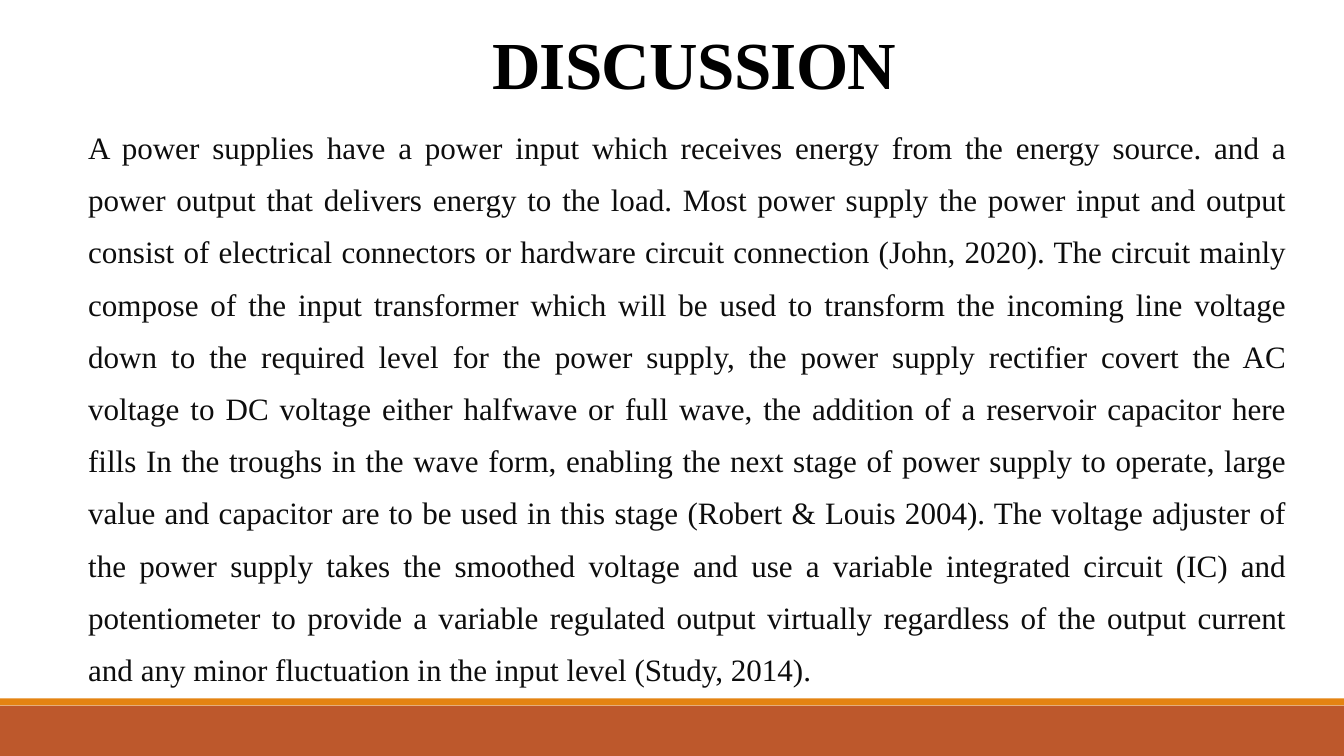
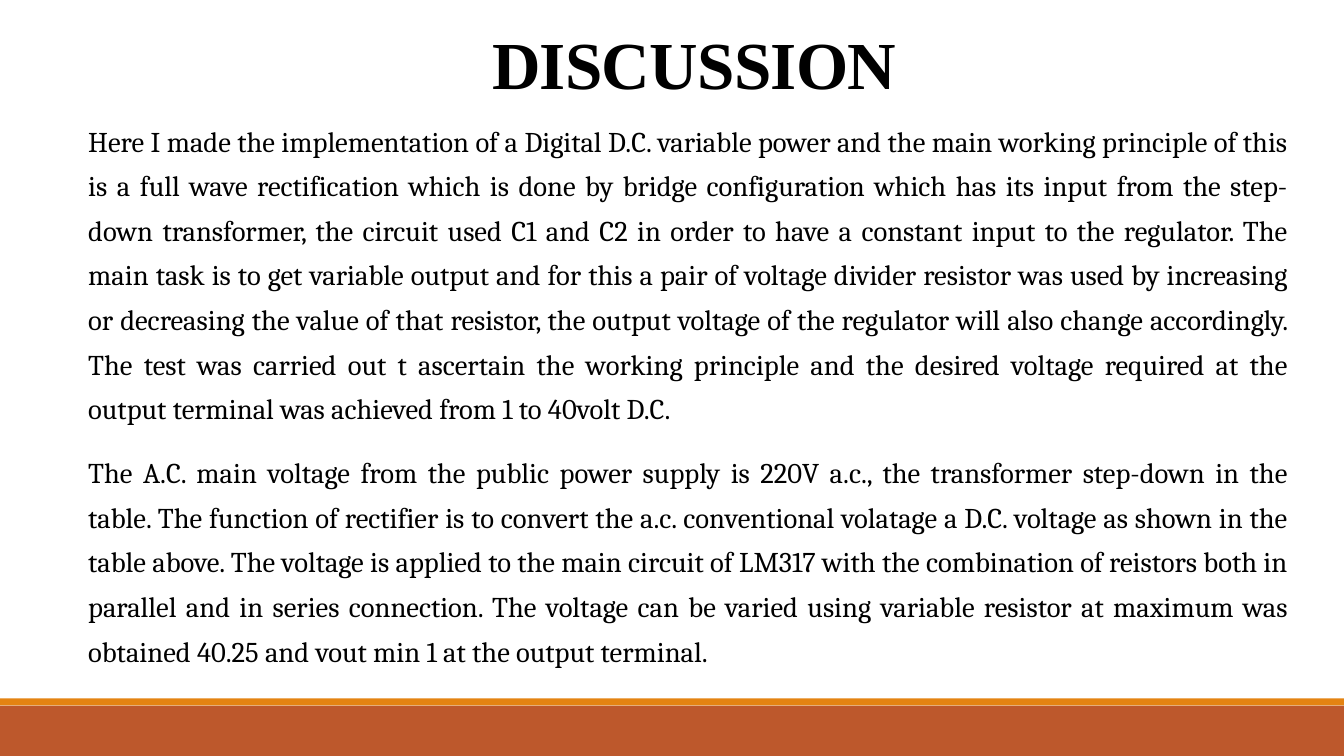
Before and after one commit to Akamshu/documents, a slide deck: slide 8 of PROJECT 2023/JUNKS/EE POWER POINT.pptx (slide 6 before the commit). Drawn at 1344x756 pixels with LibreOffice and Linux fonts; fonts in the diff are those of the drawing. Boxes give left, top, right and bottom in pixels: in the first picture for what was removed or moved away, otherwise in the second. Text is boxed around its words. In the diff, an @@ line names an element or a change of style, - is before the commit and + after.

```diff
--- a/PROJECT 2023/JUNKS/EE POWER POINT.pptx
+++ b/PROJECT 2023/JUNKS/EE POWER POINT.pptx
@@ text at <box>88,131,1288,668</box>: text changed; size 22.2 to 20.4 pt; font Times New Roman to Cambria; text colour #0D0D0D to #000000 @@
-  A power supplies have a power input which receives energy from the energy source. and a power output that delivers energy to the load. Most power supply the power input and output consist of electrical connectors or hardware circuit connection (John, 2020). The circuit mainly compose of the input transformer which will be used to transform the incoming line voltage down to the required level for the power supply, the power supply rectifier covert the AC voltage to DC voltage either halfwave or full wave, the addition of a reservoir capacitor here fills In the troughs in the wave form, enabling the next stage of power supply to operate, large value and capacitor are to be used in this stage (Robert & Louis 2004). The voltage adjuster of the power supply takes the smoothed voltage and use a variable integrated circuit (IC) and potentiometer to provide a variable regulated output virtually regardless of the output current and any minor fluctuation in the input level (Study, 2014).
+  Here I made the implementation of a Digital D.C. variable power and the main working principle of this is a full wave rectification which is done by bridge configuration which has its input from the step-down transformer, the circuit used C1 and C2 in order to have a constant input to the regulator. The main task is to get variable output and for this a pair of voltage divider resistor was used by increasing or decreasing the value of that resistor, the output voltage of the regulator will also change accordingly. The test was carried out t ascertain the working principle and the desired voltage required at the output terminal was achieved from 1 to 40volt D.C.
+  The A.C. main voltage from the public power supply is 220V a.c., the transformer step-down in the table. The function of rectifier is to convert the a.c. conventional volatage a D.C. voltage as shown in the table above. The voltage is applied to the main circuit of LM317 with the combination of reistors both in parallel and in series connection. The voltage can be varied using variable resistor at maximum was obtained 40.25 and vout min 1 at the output terminal.
```
Also in this commit, not shown: 4 other slides changed, 3 slides added, 37 other files.
